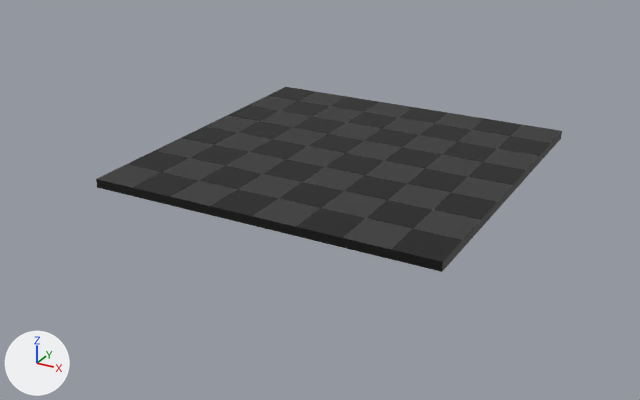
Two versions of the Blender file DIPLOMARBEIT_Tedi Z/Blender/3D Board/Board2.blend, one commit apart.
Before and after are seen from a 50 mm camera at (8.82, -17.26, 7.4) aimed at (-0.32, -0.64, -0.91). Lighting does not change. The marker at lower left points along +X, +Y and +Z.
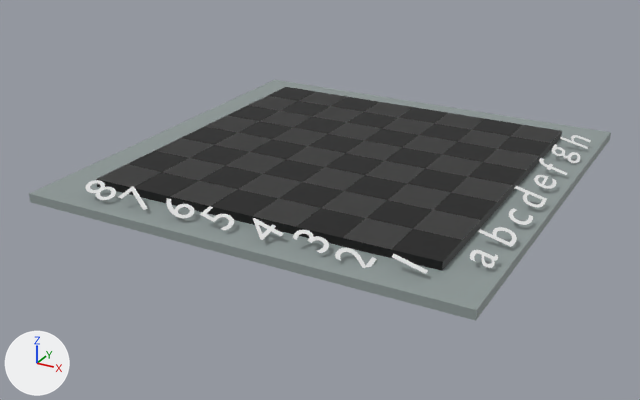
What the commit changed:
Material 'Material.002' (mat_material_002) is new.
Its base color is (0.273, 0.32, 0.315) (grey #8f9998).
Mesh me_cube_001 is new.
It is a box spanning x -1.0..1.0, y -1.0..1.0, z -1.0..1.0.
It uses material mat_material_002 (grey #8f9998).
Text 'Text.007' (txt_text_007) is new.
Its body is '8'.
Text 'Text.006' (txt_text_006) is new.
Its body is '7'.
Text 'Text.005' (txt_text_005) is new.
Its body is '6'.
Text 'Text' (txt_text) is new.
Its body is '5'.
Text 'Text.001' (txt_text_001) is new.
Its body is '4'.
Text 'Text.002' (txt_text_002) is new.
Its body is '3'.
Text 'Text.003' (txt_text_003) is new.
Its body is '2'.
Text 'Text.004' (txt_text_004) is new.
Its body is '1'.
Text 'Text.015' (txt_text_015) is new.
Its body is 'h'.
Text 'Text.014' (txt_text_014) is new.
Its body is 'g'.
Text 'Text.013' (txt_text_013) is new.
Its body is 'f'.
Text 'Text.008' (txt_text_008) is new.
Its body is 'e'.
Text 'Text.012' (txt_text_012) is new.
Its body is 'd'.
Text 'Text.011' (txt_text_011) is new.
Its body is 'c'.
Text 'Text.010' (txt_text_010) is new.
Its body is 'b'.
Text 'Text.009' (txt_text_009) is new.
Its body is 'a'.
Object 'square8' (ob_square8) is new; it shows txt_text_007.
Its location is (-3.14, -4.77, 0.0).
Its rotation in degrees is (15, -13, 82).
Object 'square7' (ob_square7) is new; it shows txt_text_006.
Its location is (-2.15, -4.76, 0.0).
Its rotation in degrees is (15, -13, 83).
Object 'square6' (ob_square6) is new; it shows txt_text_005.
Its location is (-1.14, -4.72, 0.0).
Its rotation in degrees is (15, -14, 84).
Object 'square5' (ob_square5) is new; it shows txt_text.
Its location is (-0.17, -4.71, 0.0).
Its rotation in degrees is (15, -14, 84).
Object 'square4' (ob_square4) is new; it shows txt_text_001.
Its location is (0.92, -4.75, 0.0).
Its rotation in degrees is (15, -14, 85).
Object 'square3' (ob_square3) is new; it shows txt_text_002.
Its location is (1.91, -4.68, 0.0).
Its rotation in degrees is (15, -14, 86).
Object 'square2' (ob_square2) is new; it shows txt_text_003.
Its location is (2.82, -4.7, -0.14).
Its rotation in degrees is (15, -15, 88).
Object 'square1' (ob_square1) is new; it shows txt_text_004.
Its location is (3.87, -4.67, 0.0).
Its rotation in degrees is (15, -14, 87).
Object 'letter h' (ob_letter_h) is new; it shows txt_text_015.
Its location is (4.82, 3.17, 0.0).
Its rotation in degrees is (15, -16, 92).
Object 'letter g' (ob_letter_g) is new; it shows txt_text_014.
Its location is (4.61, 2.25, 0.0).
Its rotation in degrees is (15, -15, 89).
Object 'letter f' (ob_letter_f) is new; it shows txt_text_013.
Its location is (4.82, 1.25, 0.0).
Its rotation in degrees is (15, -15, 89).
Object 'letter e' (ob_letter_e) is new; it shows txt_text_008.
Its location is (4.78, 0.25, 0.0).
Its rotation in degrees is (15, -15, 89).
Object 'letter d' (ob_letter_d) is new; it shows txt_text_012.
Its location is (4.85, -0.82, 0.0).
Its rotation in degrees is (15, -15, 89).
Object 'letter c' (ob_letter_c) is new; it shows txt_text_011.
Its location is (4.85, -1.75, 0.0).
Its rotation in degrees is (15, -15, 89).
Object 'letter b' (ob_letter_b) is new; it shows txt_text_010.
Its location is (4.85, -2.74, 0.0).
Its rotation in degrees is (15, -15, 88).
Object 'letter a' (ob_letter_a) is new; it shows txt_text_009.
Its location is (4.79, -3.71, 0.0).
Its rotation in degrees is (15, -15, 89).
Object 'Cube.001' (ob_cube_001) is new; it shows me_cube_001.
Its location is (0.0, 0.0, -0.18).
Its scale is (5.0, 5.0, 0.1).

Pixel boxes [x1, y1, x2, y2] of what changed, in the pictures (640 x 400 px):
'Cube.001', added: after [29, 80, 611, 321]
'square8', added: after [86, 180, 116, 200]
'letter b', added: after [478, 227, 517, 247]
'square4', added: after [253, 218, 284, 240]
'square2', added: after [335, 248, 377, 268]
'square3', added: after [293, 230, 329, 253]
'square6', added: after [167, 199, 194, 218]
'square5', added: after [200, 206, 234, 230]
'letter a', added: after [470, 250, 498, 268]
'letter d', added: after [515, 186, 547, 207]
'square7', added: after [119, 186, 148, 210]
'letter g', added: after [552, 144, 580, 163]
'square1', added: after [392, 254, 428, 274]
'letter e', added: after [534, 175, 556, 189]
'letter c', added: after [509, 208, 533, 225]
'letter h', added: after [560, 135, 591, 149]
'letter f', added: after [539, 158, 568, 175]
